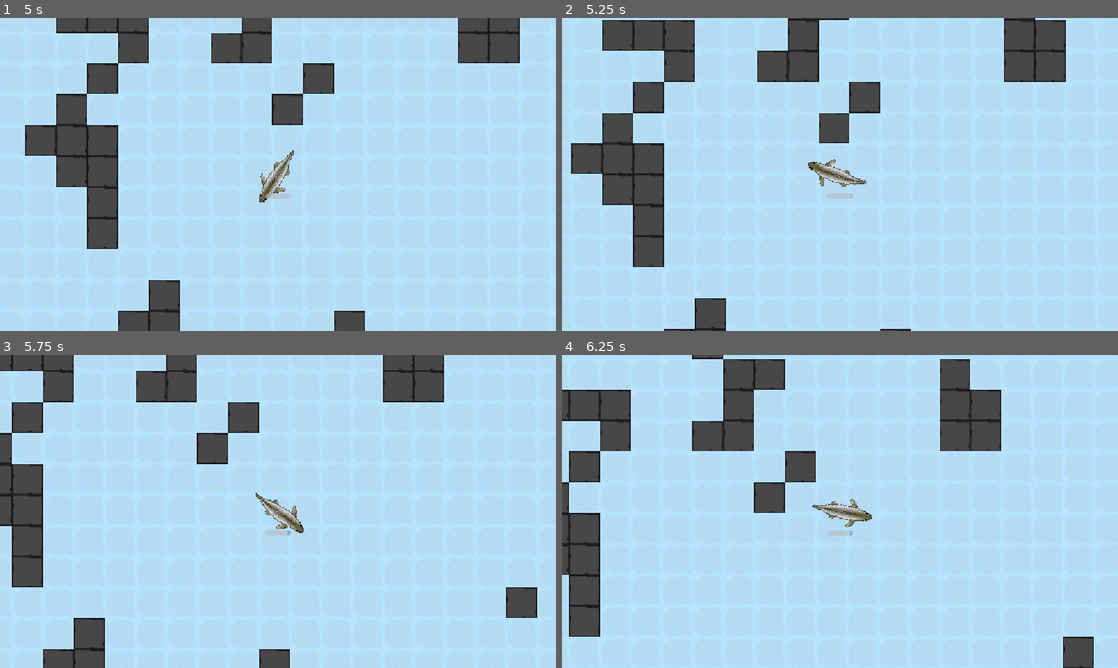
Above: before the commit, frames 1-4 (two rows, left to right).
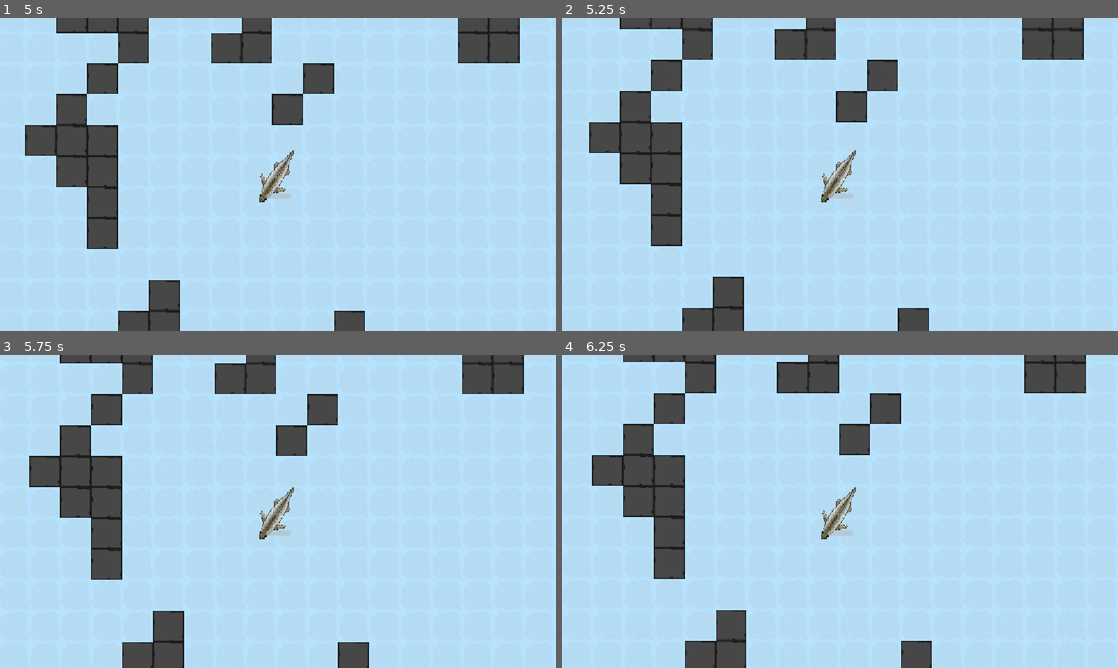
Above: after the commit, the same moments.

Repository: vincentchen18/Pelagico
Game: Godot game, scene res://ocean.tscn
Same seed, same stepped clock (60 frames per second), same inputs: the game is played once before the commit and once after it.
Inputs (mouse positions are in pixels of both pictures, inside the frame that each line leads up to):
- Up to frame 1 (5 s): tap Enter at 0.5 s; move the mouse to (400, 158) at 0.52 s; hold Right (right) 0.53-1.25 s; hold Shift 0.53-1.25 s; click (400, 158) at 0.67 s; drag from (166, 190) to (250, 237) at 1.27 s; move the mouse to (333, 105) at 2.02 s; hold Right (right) 2.03-2.75 s; hold Shift 2.03-2.75 s; drag from (250, 237) to (111, 127) at 2.77 s; move the mouse to (444, 221) at 3.52 s; hold Left (left) 3.53-4.25 s; hold Shift 3.53-4.25 s; drag from (111, 127) to (194, 96) at 4.27 s
- Up to frame 2 (5.25 s): move the mouse to (867, 174) at 5.02 s; hold Down (backward) from 5.03 s (still down); hold Shift from 5.03 s (still down); click (867, 174) at 5.17 s
- Up to frame 3 (5.75 s): keep holding Down (backward); keep holding Shift
- Up to frame 4 (6.25 s): release Down (backward) at 5.75 s; release Shift at 5.75 s; drag from (756, 433) to (728, 527) at 5.77 s

Frame 1 is identical in both runs. In frame 2, 15% of the frame differs, in the area x 1-94%, y 0-100%; in frame 3, 22%; in frame 4, 24%, in the area x 0-96%, y 0-100%.

Commit message:
Added sprites, better physics and tweaks, no backward momentum

Diff:
--- a/Scripts/player.gd
+++ b/Scripts/player.gd
@@ -24,7 +24,7 @@
 	var rotforwardspeed = speed * 0.8
 	var forward = Vector2.RIGHT.rotated(rotation)
 	# fwd/bkwd
-	var thrust = Input.get_axis("backward", "forward")
+	var thrust = max(Input.get_axis("backward", "forward"), 0.0)
 	if thrust != 0:
 		animtimer = 0.15
 		if Input.is_key_pressed(KEY_SHIFT) and stamina > 0:
